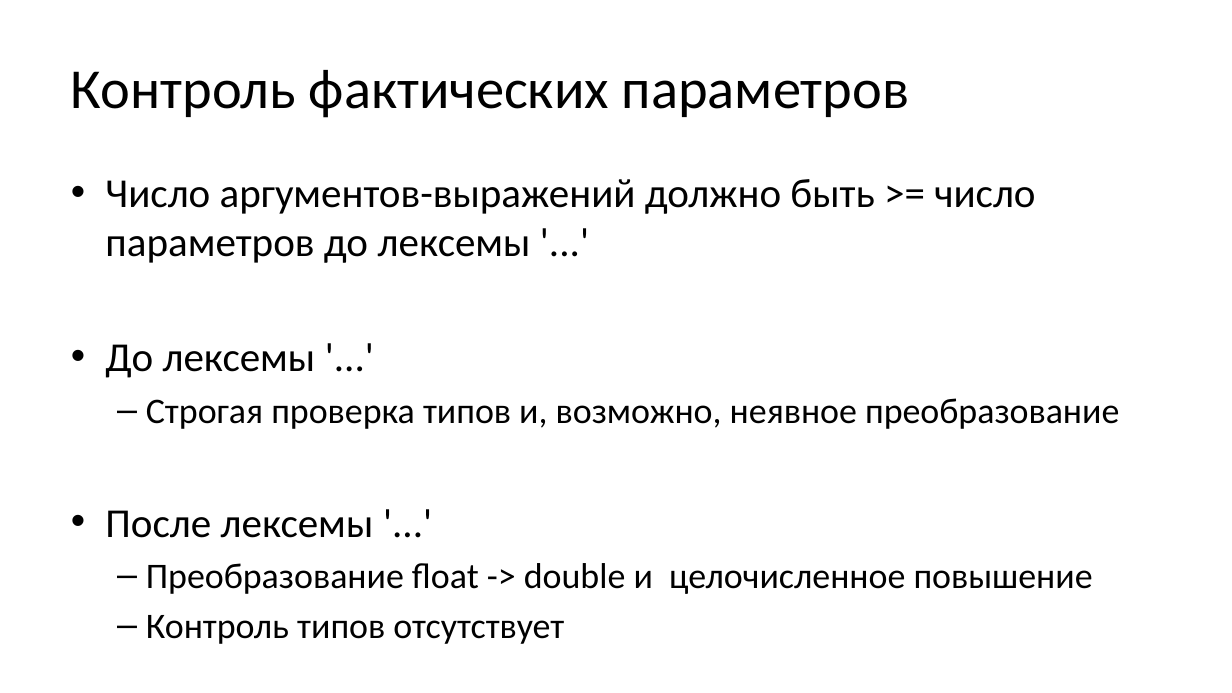
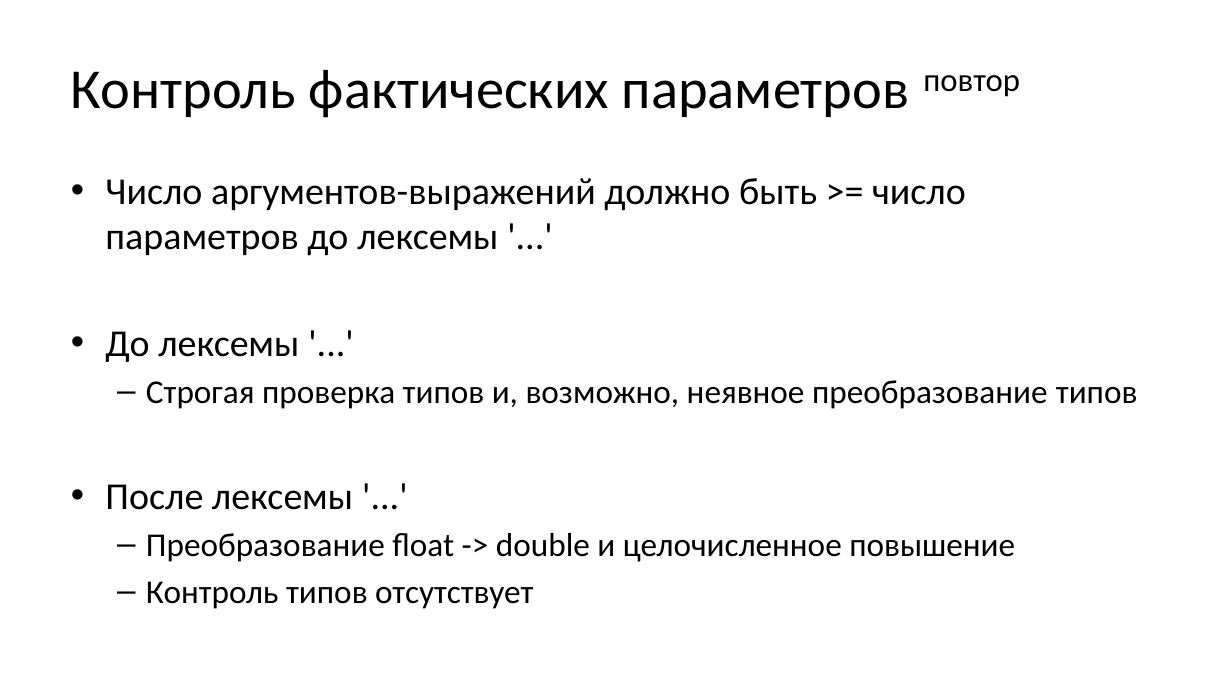
Before and after one commit to Evgueni-Petrov-aka-espetrov/Algorithms-and-Programming-in-C-pptx, a slide deck: slide 85 of 05 Функции.pptx (slide 19 before the commit). Drawn at 1232x693 pixels with LibreOffice and Linux fonts; fonts in the diff are those of the drawing. Boxes give left, top, right and bottom in pixels: in the first picture for what was removed or moved away, otherwise in the second. Text is boxed around its words. In the diff, an @@ line names an element or a change of style, - is before the commit and + after.

```diff
--- a/05 Функции.pptx
+++ b/05 Функции.pptx
@@ title at (71,70,1020,118): text changed @@
-Контроль фактических параметров
+Контроль фактических параметров повтор
@@ text at (105,178,1015,609): size 32 to 29.6 pt in "Число аргументов-выражений должно быть >= число параметров ...", "До лексемы '...'", "После лексемы '...'"; size 28 to 25.9 pt in "Преобразование float -> double и целочисленное повышение", "Контроль типов отсутствует" @@
@@ text at (146,380,1138,409): text changed; size 28 to 25.9 pt @@
-  – Строгая проверка типов и, возможно, неявное преобразование
+  – Строгая проверка типов и, возможно, неявное преобразование типов
```
Also in this commit, not shown: 17 other slides changed, 81 slides added, 2 slides removed.
